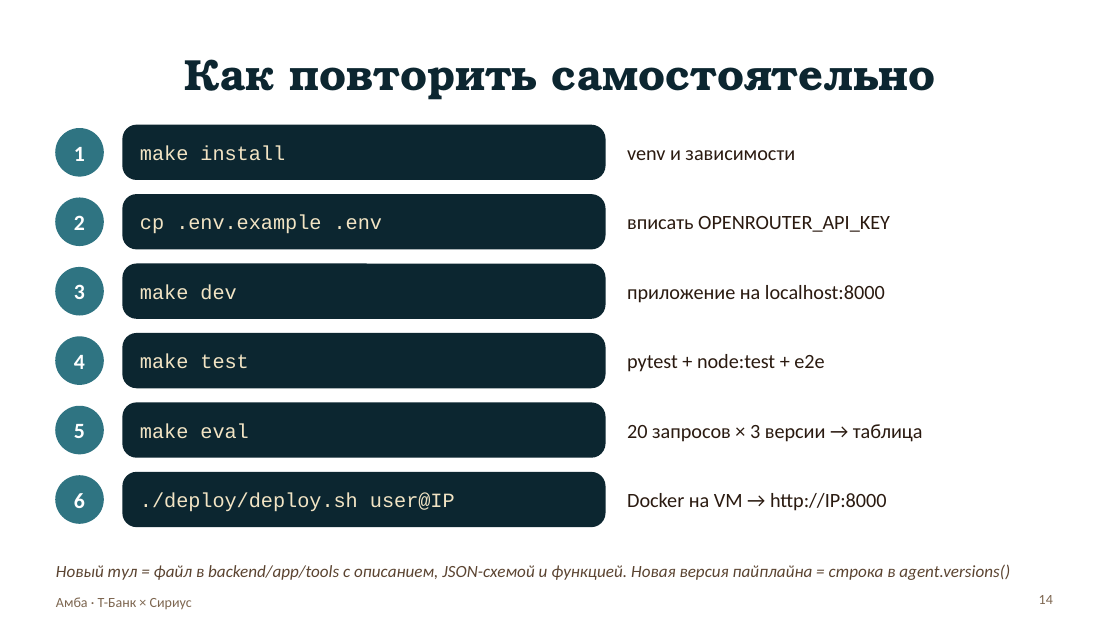
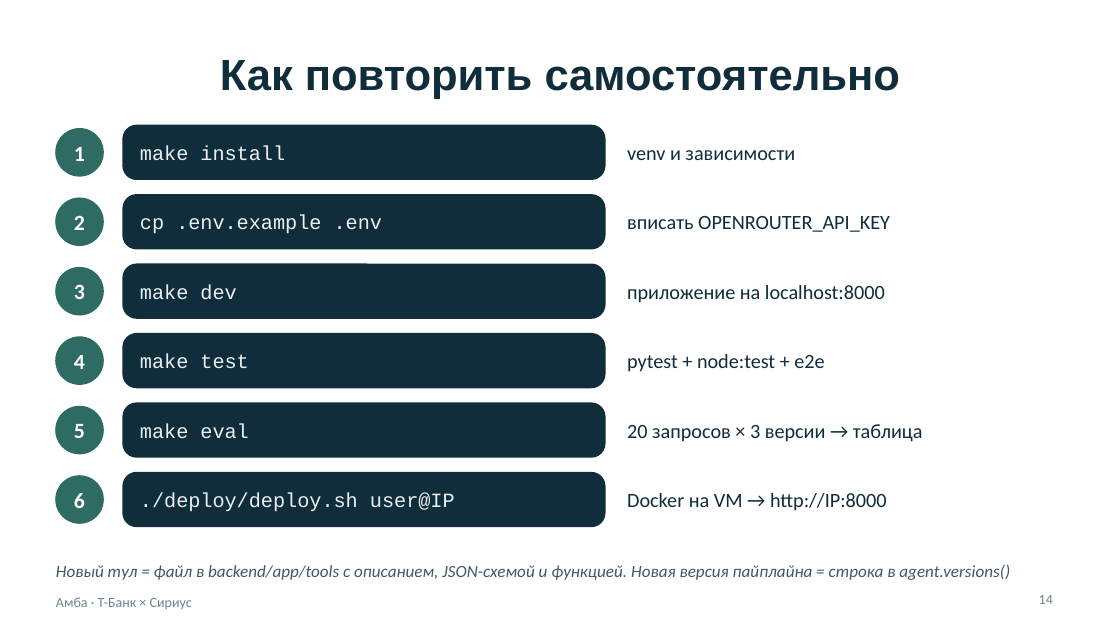
Before and after one commit to BessolitsinGleb/AI-ta, a slide deck: slide 14 of presentation/Amba_Travel_AI.pptx. Drawn at 1120x630 pixels with LibreOffice and Linux fonts; fonts in the diff are those of the drawing. Boxes give left, top, right and bottom in pixels: in the first picture for what was removed or moved away, otherwise in the second. Text is boxed around its words. In the diff, an @@ line names an element or a change of style, - is before the commit and + after.

```diff
--- a/presentation/Amba_Travel_AI.pptx
+++ b/presentation/Amba_Travel_AI.pptx
@@ title "Как повторить самостоятельно" at <box>220,60,900,99</box>: font TeX Gyre Bonum to Arial, text colour #0C2630 to #0F2D3A @@
@@ fill #2F7482 to #2E6B62; outline #2F7482 1 pt to #2E6B62 1 pt in 6 elements at <box>56,129,103,176</box>, <box>56,198,103,245</box>, <box>56,268,103,315</box>, <box>56,337,103,384</box>, <box>56,407,103,454</box>, <box>56,476,103,523</box> @@
@@ fill #0C2630 to #0F2D3A; outline #0C2630 1 pt to #0F2D3A 1 pt in 6 elements at <box>123,125,605,179</box>, <box>123,195,605,249</box>, <box>123,264,605,318</box>, <box>123,334,605,388</box>, <box>123,403,605,457</box>, <box>123,473,605,526</box> @@
@@ text colour #F2E4C4 to #E9EFF1 in 6 elements at <box>140,146,285,160</box>, <box>140,215,382,234</box>, <box>140,284,236,300</box>, <box>140,354,248,368</box>, <box>140,423,248,438</box>, <box>140,493,455,512</box> @@
@@ text colour #2A1A10 to #0F2D3A in 6 elements at <box>627,150,795,160</box>, <box>627,216,890,232</box>, <box>627,285,885,303</box>, <box>627,354,824,372</box>, <box>627,424,923,442</box>, <box>627,493,887,511</box> @@
@@ text "Новый тул = файл в ..." at <box>56,564,1010,580</box>: text colour #5B4431 to #3D5A66 @@
@@ text "Амба · Т-Банк × Сириус" at <box>56,597,192,609</box>: text colour #7D6650 to #6B8590 @@
@@ page number at <box>1039,595,1053,604</box>: text colour #7D6650 to #6B8590 @@
```
Also in this commit, not shown: 12 other slides changed, 2 slides added, 2 slides removed, 28 other files.
